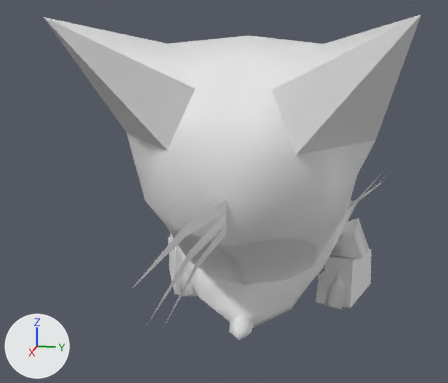
One commit to the OBJ model NewSonicThing/res/Models/Characters/ManiaTails/FlyBody.obj: the scene before it, then after it.
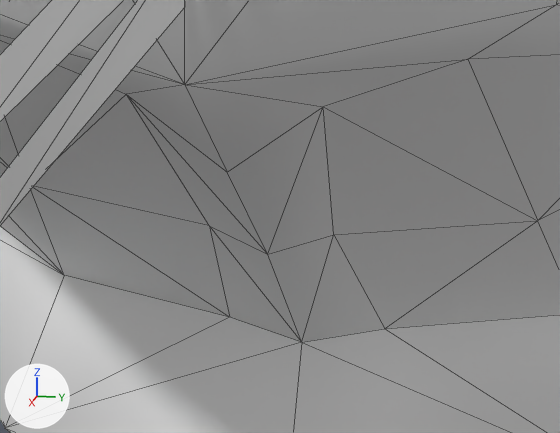
Each version appears first whole from a 50 mm camera at (12.51, 1.52, 2.47) aimed at (1.2, -0.74, -0.36), and next in a close-up on the part from 44% to 63% of the width and 61% to 78% of the height. Arrows for +X, +Y and +Z are at lower left; the lights stay in place. The close-ups show mesh edges as thin lines. Materials are left out; every surface is plain grey. Where no turn or scale is listed for an object, it has been applied to the vertices. Vertices at the same position are counted once.

The first close-up shows 'FlyBody'.
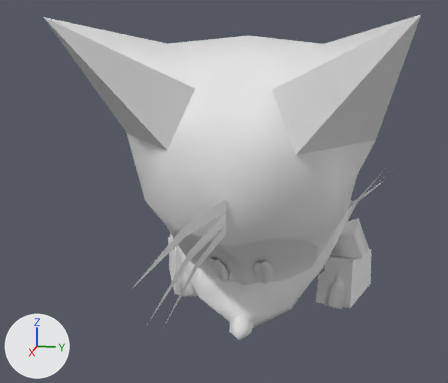
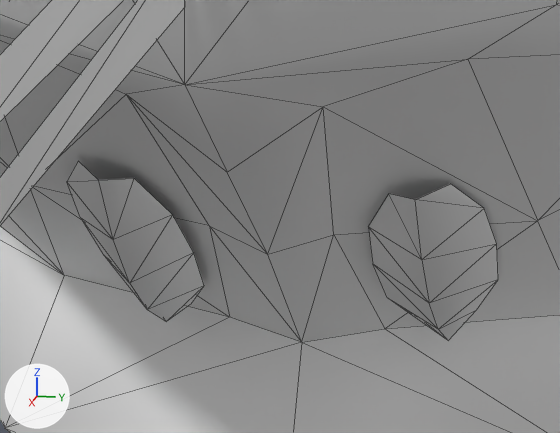
What differs and where, as boxes [x1, y1, x2, y2] in the close-ups (560 x 433 px):
```json
{"part": 1, "of": "me_flybody", "change": "added", "after": [67, 161, 204, 322]}
{"part": 2, "of": "me_flybody", "change": "added", "after": [369, 184, 498, 341]}
```

The change, as JSON lines over the scene's bpy script:
```json
{"block": "me_flybody", "where": "# used by ob_flybody; location = (0.0, 0.0, 0.0)"}
{"op": "remove", "block": "me_flybody", "code": "me_flybody.from_pydata(...)  # 384 vertices, 619 faces; spans x -4.52..6.42, y -2.41..2.41, z -2.6..2.73"}
{"op": "add", "block": "me_flybody", "code": "me_flybody.from_pydata(...)  # 414 vertices, 651 faces; spans x -4.52..6.42, y -2.41..2.41, z -2.6..2.73"}
{"block": "me_flybody", "change": "me_flybody part 1: a new loose piece of 15 vertices spanning x 3.26..3.99, y -0.48..-0.2, z -1.35..-0.71"}
{"block": "me_flybody", "change": "me_flybody part 2: a new loose piece of 15 vertices spanning x 3.25..3.98, y 0.22..0.5, z -1.35..-0.71"}
```
